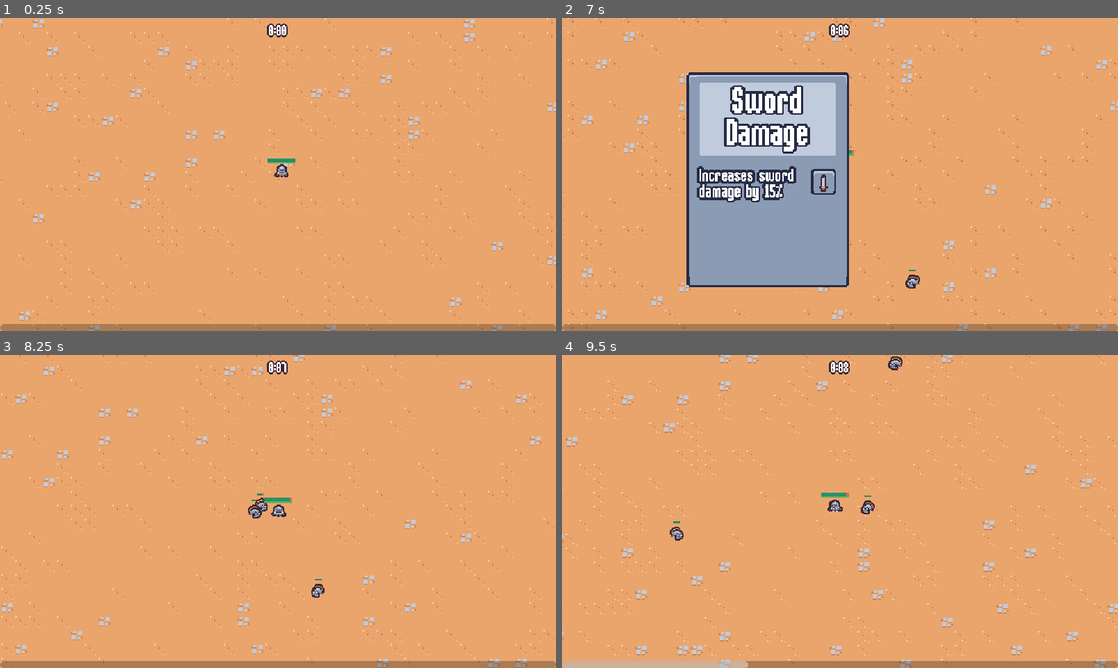
Above: before the commit, frames 1-4 (two rows, left to right).
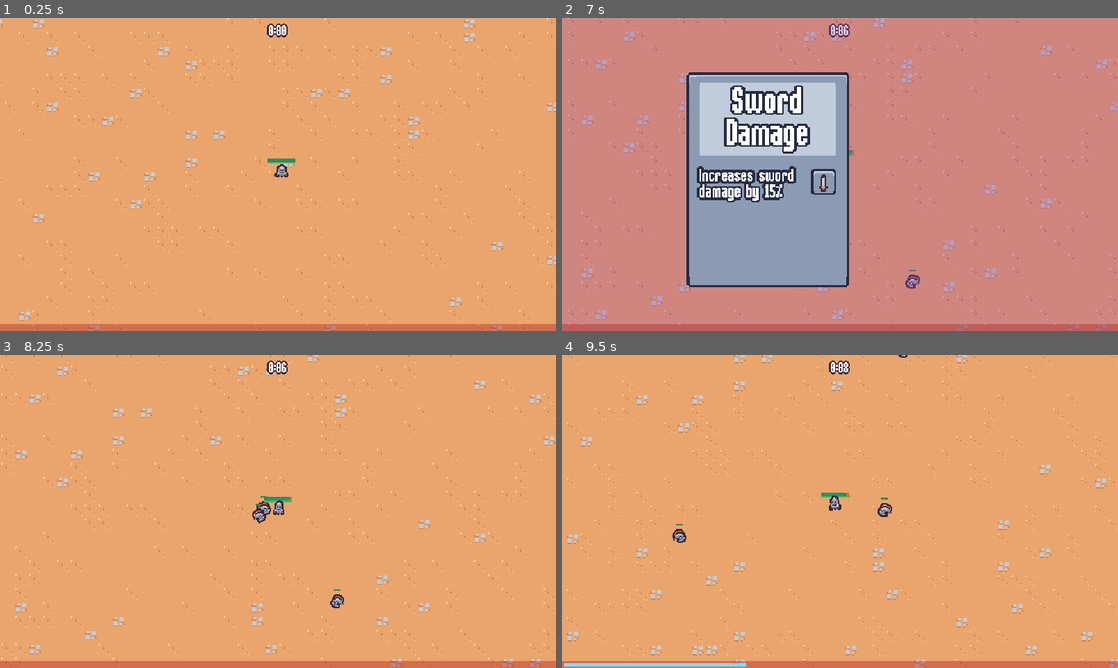
Above: after the commit, the same moments.

Repository: Brakistad/2DSurvivorsCourse
Game: Godot game, scene res://scenes/main/main.tscn
The game is run twice, just before and just after one commit, with the same random seed, the same clock (stepped at 60 frames per second) and the same inputs.
Inputs (mouse positions are in pixels of both pictures, inside the frame that each line leads up to):
- Up to frame 1 (0.25 s): no input
- Up to frame 2 (7 s): move the mouse to (962, 158) at 0.52 s; press the mouse at (962, 158) at 0.53 s; hold D (move_right) 0.53-1.28 s; move the mouse to (728, 190) at 1.27 s; release the mouse at (728, 190) at 1.28 s; hold S (move_down) 1.28-2.03 s; tap Shift (sprint) every 1.5 s from 1.35 to 5.85 s; move the mouse to (895, 105) at 2.02 s; press the mouse at (895, 105) at 2.03 s; hold D (move_right) 2.03-2.78 s; move the mouse to (812, 237) at 2.77 s; release the mouse at (812, 237) at 2.78 s; hold W (move_up) 2.78-3.53 s; click (812, 237) at 2.92 s; move the mouse to (1006, 221) at 3.52 s; press the mouse at (1006, 221) at 3.53 s; hold A (move_left) 3.53-5.03 s; move the mouse to (673, 127) at 4.27 s; release the mouse at (673, 127) at 4.28 s; move the mouse to (867, 174) at 5.02 s; press the mouse at (867, 174) at 5.03 s; hold S (move_down) 5.03-5.78 s; move the mouse to (756, 96) at 5.77 s; release the mouse at (756, 96) at 5.78 s; hold D (move_right) 5.78-6.53 s; move the mouse to (962, 158) at 6.52 s; press the mouse at (962, 158) at 6.53 s; hold W (move_up) from 6.53 s (still down)
- Up to frame 3 (8.25 s): move the mouse to (205, 511) at 7.27 s; release W (move_up) at 7.28 s; release the mouse at (205, 511) at 7.28 s; hold D (move_right) 7.28-8.03 s; tap Shift (sprint) at 7.35 s; click (205, 511) at 7.42 s; move the mouse to (333, 442) at 8.02 s; press the mouse at (333, 442) at 8.03 s; hold S (move_down) from 8.03 s (still down)
- Up to frame 4 (9.5 s): move the mouse to (812, 574) at 8.77 s; release S (move_down) at 8.78 s; release the mouse at (812, 574) at 8.78 s; hold A (move_left) from 8.78 s (still down); tap Shift (sprint) at 8.85 s

The runs differ from the first frame. In frame 1, 2.2% of the frame differs, in the area x 0-100%, y 97-100%; in frame 2, 80%, in the area x 0-100%, y 0-100%; in frame 3, 6.2%; in frame 4, 6.7%.

Commit message:
Update theme and style boxes, adjust enemy spawn rates, and improve UI animations

Diff:
--- a/resources/theme/theme.tres
+++ b/resources/theme/theme.tres
@@ -23,6 +23,18 @@
 texture_margin_bottom = 3.0
 region_rect = Rect2(-0.330772, -0.209858, 16.2157, 16.4859)
 
+[sub_resource type="StyleBoxFlat" id="StyleBoxFlat_tb7k8"]
+bg_color = Color(0.709804, 0.121569, 0.145098, 0.419608)
+
+[sub_resource type="StyleBoxFlat" id="StyleBoxFlat_wtxgm"]
+bg_color = Color(0.145098, 0.584314, 0.415686, 1)
+border_width_left = 1
+border_width_top = 1
+border_width_right = 1
+border_width_bottom = 1
+border_color = Color(0.12549, 0.517647, 0.368627, 1)
+border_blend = true
+
 [resource]
 default_font = ExtResource("1_flowj")
 default_font_size = 16
@@ -30,3 +42,5 @@
 AlternatePanelContainer/styles/panel = SubResource("StyleBoxTexture_64ilb")
 Label/constants/line_spacing = 0
 PanelContainer/styles/panel = SubResource("StyleBoxTexture_jctbf")
+ProgressBar/styles/background = SubResource("StyleBoxFlat_tb7k8")
+ProgressBar/styles/fill = SubResource("StyleBoxFlat_wtxgm")
--- a/scenes/component/health_bar_component.tscn
+++ b/scenes/component/health_bar_component.tscn
@@ -1,9 +1,6 @@
-[gd_scene load_steps=4 format=3 uid="uid://bwitsngvy8r7y"]
+[gd_scene load_steps=3 format=3 uid="uid://bwitsngvy8r7y"]
 
 [ext_resource type="Script" path="res://scenes/component/health_bar_component.gd" id="1_c5sf8"]
-
-[sub_resource type="StyleBoxFlat" id="StyleBoxFlat_tb7k8"]
-bg_color = Color(0.709804, 0.121569, 0.145098, 0.419608)
 
 [sub_resource type="StyleBoxFlat" id="StyleBoxFlat_wtxgm"]
 bg_color = Color(0.145098, 0.584314, 0.415686, 1)
@@ -24,7 +21,6 @@
 offset_right = 16.0
 offset_bottom = -18.0
 pivot_offset = Vector2(16, 2)
-theme_override_styles/background = SubResource("StyleBoxFlat_tb7k8")
 theme_override_styles/fill = SubResource("StyleBoxFlat_wtxgm")
 max_value = 1.0
 value = 0.5
--- a/scenes/manager/enemy_manager.gd
+++ b/scenes/manager/enemy_manager.gd
@@ -13,7 +13,7 @@
 
 
 func _ready():
-	enemy_table.add_item(basic_enemy_scene, 10)
+	enemy_table.add_item(basic_enemy_scene, 50)
 	base_spawn_time = timer.wait_time
 	timer.timeout.connect(on_timer_timeout)
 	arena_time_manager.arena_difficulty_increased.connect(on_arena_difficulty_increased)
@@ -77,4 +77,4 @@
 	elif current_difficulty == 14:
 		enemy_table.add_item(wizard_enemy_scene, 10)
 	elif current_difficulty == 16:
-		enemy_table.add_item(wizard_enemy_scene, 10)
+		enemy_table.remove_item(basic_enemy_scene)
--- a/scenes/ui/experience_bar.tscn
+++ b/scenes/ui/experience_bar.tscn
@@ -1,6 +1,14 @@
-[gd_scene load_steps=2 format=3 uid="uid://di24p3h1iu8gf"]
+[gd_scene load_steps=3 format=3 uid="uid://di24p3h1iu8gf"]
 
 [ext_resource type="Script" path="res://scenes/ui/experience_bar.gd" id="1_ooa4b"]
+
+[sub_resource type="StyleBoxFlat" id="StyleBoxFlat_fu52j"]
+bg_color = Color(0.458824, 0.890196, 1, 1)
+border_width_left = 2
+border_width_top = 2
+border_width_right = 2
+border_width_bottom = 2
+border_color = Color(0.8, 0.8, 0.8, 0)
 
 [node name="ExperienceBar" type="CanvasLayer"]
 script = ExtResource("1_ooa4b")
@@ -18,6 +26,7 @@
 layout_mode = 2
 size_flags_vertical = 8
 mouse_filter = 2
+theme_override_styles/fill = SubResource("StyleBoxFlat_fu52j")
 max_value = 1.0
 value = 0.5
 show_percentage = false
--- a/scenes/ui/upgrade_screen.gd
+++ b/scenes/ui/upgrade_screen.gd
@@ -23,5 +23,7 @@
 
 func on_upgrade_selected(upgrade: AbilityUpgrade):
 	upgrade_selected.emit(upgrade)
+	$AnimationPlayer.play("out")
+	await ($AnimationPlayer as AnimationPlayer).animation_finished
 	get_tree().paused = false
 	queue_free()
--- a/scenes/ui/upgrade_screen.tscn
+++ b/scenes/ui/upgrade_screen.tscn
@@ -1,12 +1,82 @@
-[gd_scene load_steps=3 format=3 uid="uid://budu3rqpw0u1l"]
+[gd_scene load_steps=7 format=3 uid="uid://budu3rqpw0u1l"]
 
 [ext_resource type="PackedScene" uid="uid://b5vjft5sq2lna" path="res://scenes/ui/ability_upgrade_card.tscn" id="1_a8jg3"]
 [ext_resource type="Script" path="res://scenes/ui/upgrade_screen.gd" id="1_uy33q"]
+
+[sub_resource type="Animation" id="Animation_ntlac"]
+resource_name = "in"
+length = 0.15
+step = 0.05
+tracks/0/type = "value"
+tracks/0/imported = false
+tracks/0/enabled = true
+tracks/0/path = NodePath("ColorRect:modulate")
+tracks/0/interp = 1
+tracks/0/loop_wrap = true
+tracks/0/keys = {
+"times": PackedFloat32Array(0, 0.15),
+"transitions": PackedFloat32Array(1, 1),
+"update": 0,
+"values": [Color(1, 1, 1, 0), Color(1, 1, 1, 1)]
+}
+
+[sub_resource type="Animation" id="Animation_dv44y"]
+length = 0.001
+tracks/0/type = "value"
+tracks/0/imported = false
+tracks/0/enabled = true
+tracks/0/path = NodePath("ColorRect:modulate")
+tracks/0/interp = 1
+tracks/0/loop_wrap = true
+tracks/0/keys = {
+"times": PackedFloat32Array(0),
+"transitions": PackedFloat32Array(1),
+"update": 0,
+"values": [Color(1, 1, 1, 1)]
+}
+
+[sub_resource type="Animation" id="Animation_axctb"]
+resource_name = "out"
+length = 0.15
+step = 0.05
+tracks/0/type = "value"
+tracks/0/imported = false
+tracks/0/enabled = true
+tracks/0/path = NodePath("ColorRect:modulate")
+tracks/0/interp = 1
+tracks/0/loop_wrap = true
+tracks/0/keys = {
+"times": PackedFloat32Array(0, 0.15),
+"transitions": PackedFloat32Array(1, 1),
+"update": 0,
+"values": [Color(1, 1, 1, 1), Color(1, 1, 1, 0)]
+}
+
+[sub_resource type="AnimationLibrary" id="AnimationLibrary_6tsub"]
+_data = {
+"RESET": SubResource("Animation_dv44y"),
+"in": SubResource("Animation_ntlac"),
+"out": SubResource("Animation_axctb")
+}
 
 [node name="UpgradeScreen" type="CanvasLayer"]
 process_mode = 3
 script = ExtResource("1_uy33q")
 upgrade_card_scene = ExtResource("1_a8jg3")
+
+[node name="AnimationPlayer" type="AnimationPlayer" parent="."]
+libraries = {
+"": SubResource("AnimationLibrary_6tsub")
+}
+autoplay = "in"
+
+[node name="ColorRect" type="ColorRect" parent="."]
+anchors_preset = 15
+anchor_right = 1.0
+anchor_bottom = 1.0
+grow_horizontal = 2
+grow_vertical = 2
+color = Color(0.607843, 0.298039, 0.639216, 0.34902)
 
 [node name="MarginContainer" type="MarginContainer" parent="."]
 anchors_preset = 15
Not shown: 1 places in resources/theme/theme.tres that only renumber resources
